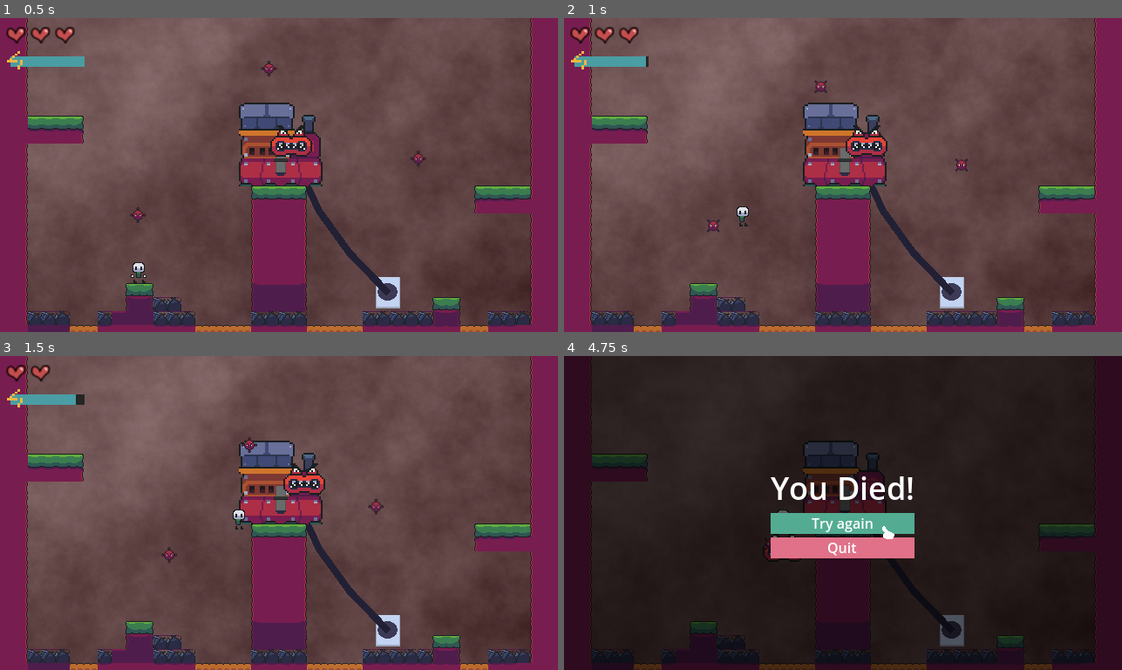
Above: before the commit, frames 1-4 (two rows, left to right).
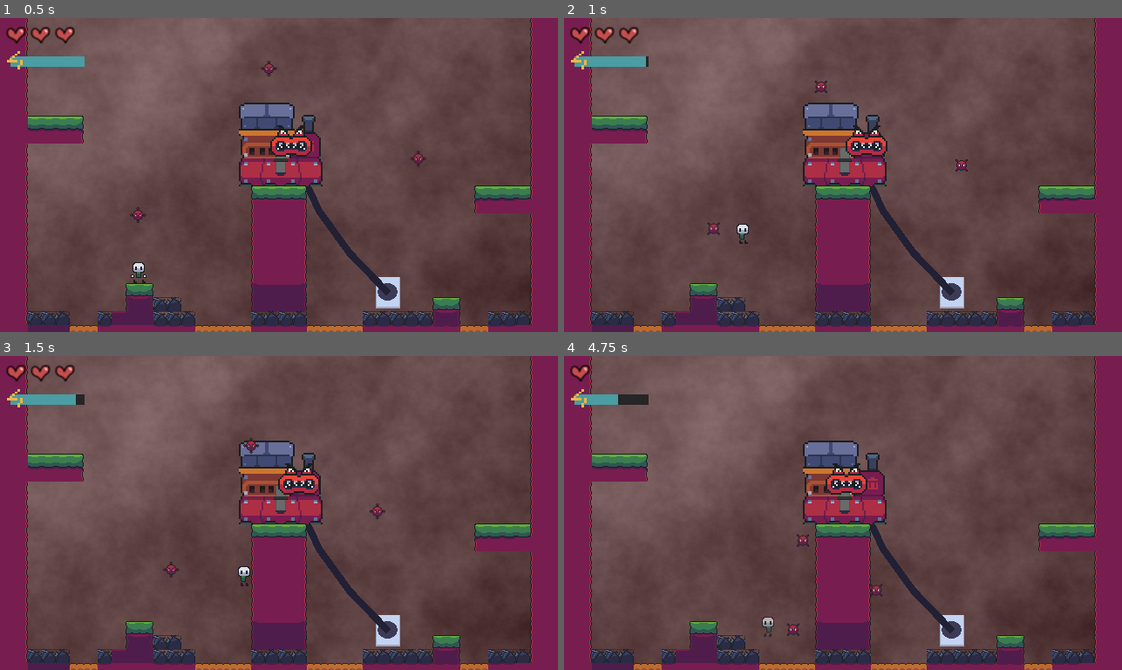
Above: after the commit, the same moments.

Repository: snootyjerk/Boss-Rush-Jam
Game: Godot game, scene res://main.tscn
Same seed, same stepped clock (60 frames per second), same inputs: the game is played once before the commit and once after it.
Inputs:
- Up to frame 1 (0.5 s): no input
- Up to frame 2 (1 s): hold Right (right) from 0.53 s (still down); tap Space (jump) at 0.6, 0.77 s
- Up to frame 3 (1.5 s): keep holding Right (right); tap Space (jump) at 1.07, 1.35 s
- Up to frame 4 (4.75 s): tap Space (jump) at 1.52, 1.82, 2.1, 2.85, 3.02, 3.32, 3.6, 3.77, 4.07, 4.35, 4.52 s; release Right (right) at 2.03 s; hold Left (left) 2.03-2.78 s; hold Right (right) 2.78-4.28 s; hold Left (left) from 4.28 s (still down)

Frame 1 is identical in both runs. In frame 2, 0.3% of the frame differs, in the area x 25-73%, y 20-72%; in frame 3, 1.0%; in frame 4, 98%, in the area x 0-100%, y 0-100%.

Commit message:
Vacuum suction attack started
Added suction attack, not finished yet. A cone shaped hitbox rotates around the boss's head and sucks the player towards it. Currently, it needs a sprite or visible shape, and it's always active. It will be added to the boss's states as an additional attack when the player is out of range. Only affects velocity on the frame the player enters the hitbox - need to fix this.

Diff:
--- /dev/null
+++ b/Bosses/VacuumAttack.gd
@@ -0,0 +1,29 @@
+extends Area2D
+
+@export var _power = 500
+@export var _rotation_speed = .01
+var _active = true
+# Called when the node enters the scene tree for the first time.
+func _ready() -> void:
+	_set_enabled(true)
+
+
+# Called every frame. 'delta' is the elapsed time since the previous frame.
+func _process(delta: float) -> void:
+	rotation -= _rotation_speed
+
+
+func _set_enabled(enabled: bool):
+	_active = enabled
+	visible = enabled
+	#set_collision_mask_value(Constants.Layers.Player, enabled)
+	#set_collision_mask_value(Constants.Layers.Enemy, enabled)
+
+func _reset():
+	rotation = 0
+	_set_enabled(false)
+
+
+func _on_body_entered(body: Node2D) -> void:
+	print("hit")
+	body._add_velocity(body.global_position.direction_to(global_position) * _power)
--- a/Bosses/boss_test.tscn
+++ b/Bosses/boss_test.tscn
@@ -1,10 +1,11 @@
-[gd_scene load_steps=8 format=3 uid="uid://dn6303lg03qwh"]
+[gd_scene load_steps=9 format=3 uid="uid://dn6303lg03qwh"]
 
 [ext_resource type="Texture2D" uid="uid://ktyjmqe2qvix" path="res://Sprite Sheets/Vaccum_Body.png" id="1_o2rdb"]
 [ext_resource type="Texture2D" uid="uid://dy00dfrvlhb67" path="res://Sprite Sheets/Vaccum_Head.png" id="2_6jmnq"]
 [ext_resource type="Texture2D" uid="uid://cico2gnt6y2ej" path="res://Sprite Sheets/Vaccum_hose.png" id="2_230tu"]
 [ext_resource type="PackedScene" uid="uid://d3k50v47wuhsr" path="res://Bosses/static_boss_hitbox.tscn" id="4_6et36"]
 [ext_resource type="Script" path="res://Bosses/head_character_2d.gd" id="4_ty75v"]
+[ext_resource type="Script" path="res://Bosses/VacuumAttack.gd" id="6_nhmuq"]
 
 [sub_resource type="RectangleShape2D" id="RectangleShape2D_gmq4e"]
 size = Vector2(36.5, 31.5)
@@ -55,4 +56,16 @@
 position = Vector2(0, -2.25)
 shape = SubResource("RectangleShape2D_iq4wm")
 
+[node name="Area2D" type="Area2D" parent="HeadCharacter2D"]
+position = Vector2(0, -1)
+collision_layer = 0
+collision_mask = 16
+script = ExtResource("6_nhmuq")
+
+[node name="CollisionPolygon2D" type="CollisionPolygon2D" parent="HeadCharacter2D/Area2D"]
+rotation = 1.01578
+polygon = PackedVector2Array(0, 0, 20, 100, -20, 100)
+
+[connection signal="body_entered" from="HeadCharacter2D/Area2D" to="HeadCharacter2D/Area2D" method="_on_body_entered"]
+
 [editable path="StaticBossHitbox"]
--- a/Bosses/head_character_2d.gd
+++ b/Bosses/head_character_2d.gd
@@ -16,11 +16,13 @@
 
 @onready var _tether_point = global_position
 var _target_direction = Vector2(1,0)
-enum _states {IDLE,PAUSE,STRIKE,RECOVER}
+enum _states {IDLE,PAUSE,STRIKE,RECOVER,VACUUM}
 #Idle: move back and forth, waiting for player to come in range.
 #Pause: wait a short while before charging at player
 #Strike: charge at player
 #Recover: move towards tether point, return to idle state
+#Vacuum: Emit a coneshaped hit box and sweep it across the level.
+	#Objects caught in the hitbox will be pulled towards the boss.
 
 var _current_state = _states.IDLE
 var _prev_state = _states.IDLE
--- a/Player/player.tscn
+++ b/Player/player.tscn
@@ -61,6 +61,36 @@
 "transitions": PackedFloat32Array(1, 1, 1, 1),
 "update": 1,
 "values": [0, 1, 2, 3]
+}
+
+[sub_resource type="Animation" id="Animation_mp6re"]
+resource_name = "jump"
+length = 0.3
+tracks/0/type = "value"
+tracks/0/imported = false
+tracks/0/enabled = true
+tracks/0/path = NodePath(".:frame")
+tracks/0/interp = 1
+tracks/0/loop_wrap = true
+tracks/0/keys = {
+"times": PackedFloat32Array(0),
+"transitions": PackedFloat32Array(1),
+"update": 1,
+"values": [7]
+}
+tracks/1/type = "method"
+tracks/1/imported = false
+tracks/1/enabled = true
+tracks/1/path = NodePath("..")
+tracks/1/interp = 1
+tracks/1/loop_wrap = true
+tracks/1/keys = {
+"times": PackedFloat32Array(0.1),
+"transitions": PackedFloat32Array(1),
+"values": [{
+"args": [],
+"method": &"_on_jump"
+}]
 }
 
 [sub_resource type="Animation" id="Animation_garnx"]
@@ -97,36 +127,6 @@
 }]
 }
 
-[sub_resource type="Animation" id="Animation_mp6re"]
-resource_name = "jump"
-length = 0.3
-tracks/0/type = "value"
-tracks/0/imported = false
-tracks/0/enabled = true
-tracks/0/path = NodePath(".:frame")
-tracks/0/interp = 1
-tracks/0/loop_wrap = true
-tracks/0/keys = {
-"times": PackedFloat32Array(0),
-"transitions": PackedFloat32Array(1),
-"update": 1,
-"values": [7]
-}
-tracks/1/type = "method"
-tracks/1/imported = false
-tracks/1/enabled = true
-tracks/1/path = NodePath("..")
-tracks/1/interp = 1
-tracks/1/loop_wrap = true
-tracks/1/keys = {
-"times": PackedFloat32Array(0.1),
-"transitions": PackedFloat32Array(1),
-"values": [{
-"args": [],
-"method": &"_on_jump"
-}]
-}
-
 [sub_resource type="AnimationLibrary" id="AnimationLibrary_b0mlb"]
 _data = {
 "RESET": SubResource("Animation_hvhom"),
@@ -190,8 +190,7 @@
 _air_acceleration = 500
 _air_friction = 800
 _friction = 1500
-_gravity = 1200
-_flight_acceleration = 200
+_gravity = 1201
 
 [node name="CollisionShape2D" type="CollisionShape2D" parent="."]
 position = Vector2(-1, 3)
--- a/Player/player_controller.gd
+++ b/Player/player_controller.gd
@@ -135,6 +135,9 @@
 			fly_audio_player.stop()
 		)
 
+func _add_velocity(added_velocity: Vector2):
+	velocity += added_velocity
+
 
 func _update_input():
 	_input.x = Input.get_action_strength("right") - Input.get_action_strength("left")
